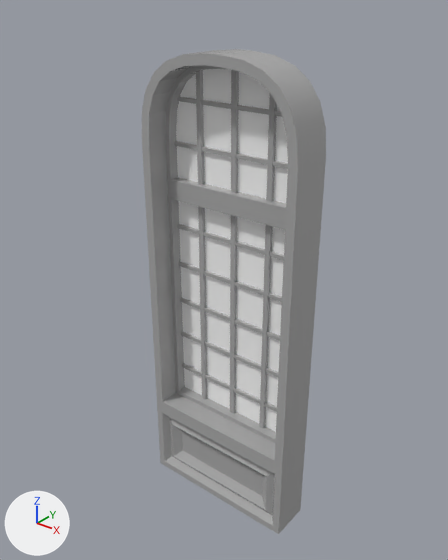
Renders of the FBX model Assets/ART/Meshes/Props/SM_Window_01.fbx from each side of a commit.
Both versions are drawn from a 50 mm camera at (1.96, -2.61, 3.07) aimed at (-0.02, -0.13, 1.53). The axes (+X, +Y, +Z) are drawn at lower left. The lights are the same throughout. The picture after the commit comes second. Where no turn or scale is listed for an object, it has been applied to the vertices.

Names of what the first picture shows: 'SM_Window_01'.
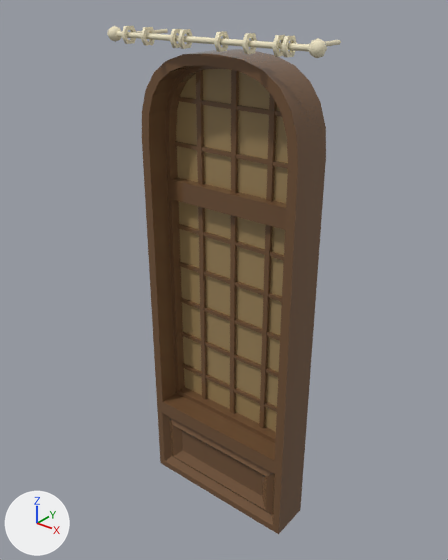
Pixel boxes (x1, y1, x2, y2) of what changed, in the pictures (448 x 560 px):
'SM_Window_01', recoloured, reshaped (grey to brown, 27% wider)
    before: (142, 49, 326, 534)
    after: (107, 26, 341, 534)
part 1 of me_mesh, added (beige)
    after: (107, 26, 341, 58)

What changed in the scene script:
```text
Change mat_material__25:
    mat_material__25.base_color: (0.407, 0.407, 0.407) -> (0.17, 0.0883, 0.0411)  # grey #ababab -> brown #735439
Change mat_material__37:
    mat_material__37.base_color: (1.0, 1.0, 1.0) -> (0.352, 0.243, 0.11)  # white #ffffff -> brown #a0875d
Add mat_material__38:
    mat_material__38 = principled_material('Material #38')
    mat_material__38.base_color = (0.908, 0.83, 0.596)  # beige #f4ebcb
    mat_material__38.roughness = 0.0
Change me_mesh:
    used by ob_sm_window_01; location = (0.0, 0.0, 0.0)
    remove me_mesh.from_pydata(...)  # 246 vertices, 344 faces; spans x -0.5..0.5, y -0.25..0.0, z 0.0..2.75
    add me_mesh.from_pydata(...)  # 532 vertices, 872 faces; spans x -0.63..0.63, y -0.35..0.0, z 0.0..2.85
    me_mesh part 1
    286 vertices are added at x -0.63..0.63, y -0.35..0.0, z 2.77..2.85
    528 new faces join them, mat_material__38 (beige #f4ebcb)
    add me_mesh.materials.append(mat_material__38)  # beige #f4ebcb
```
